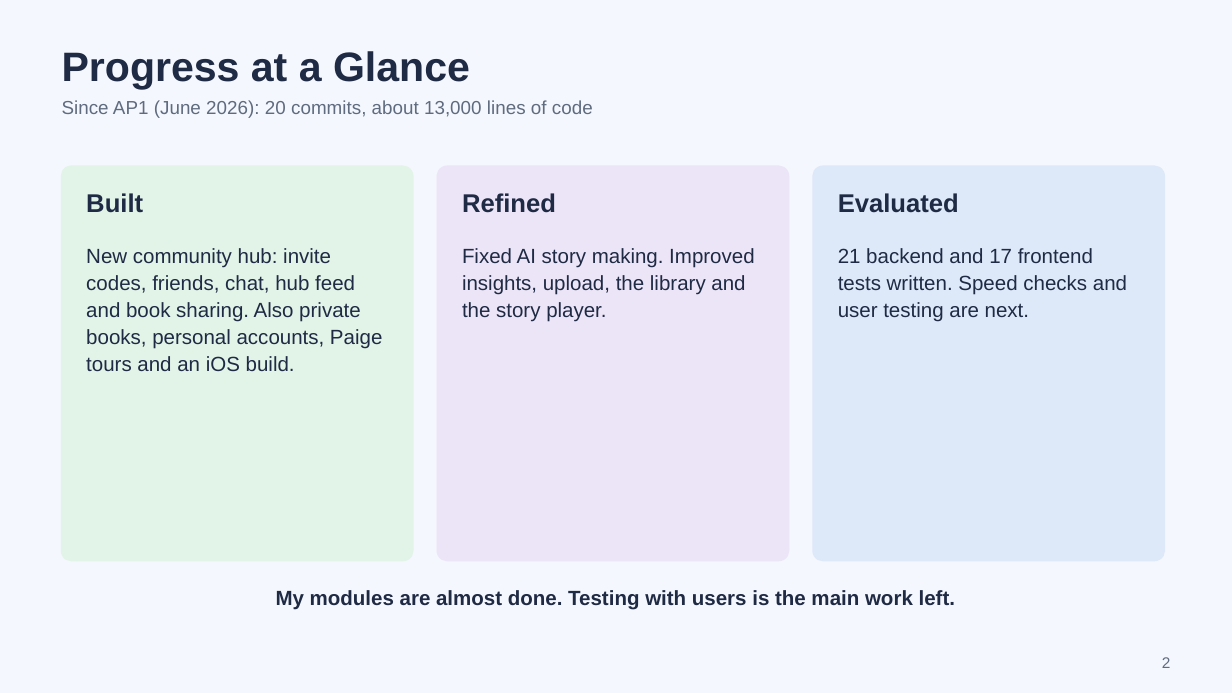
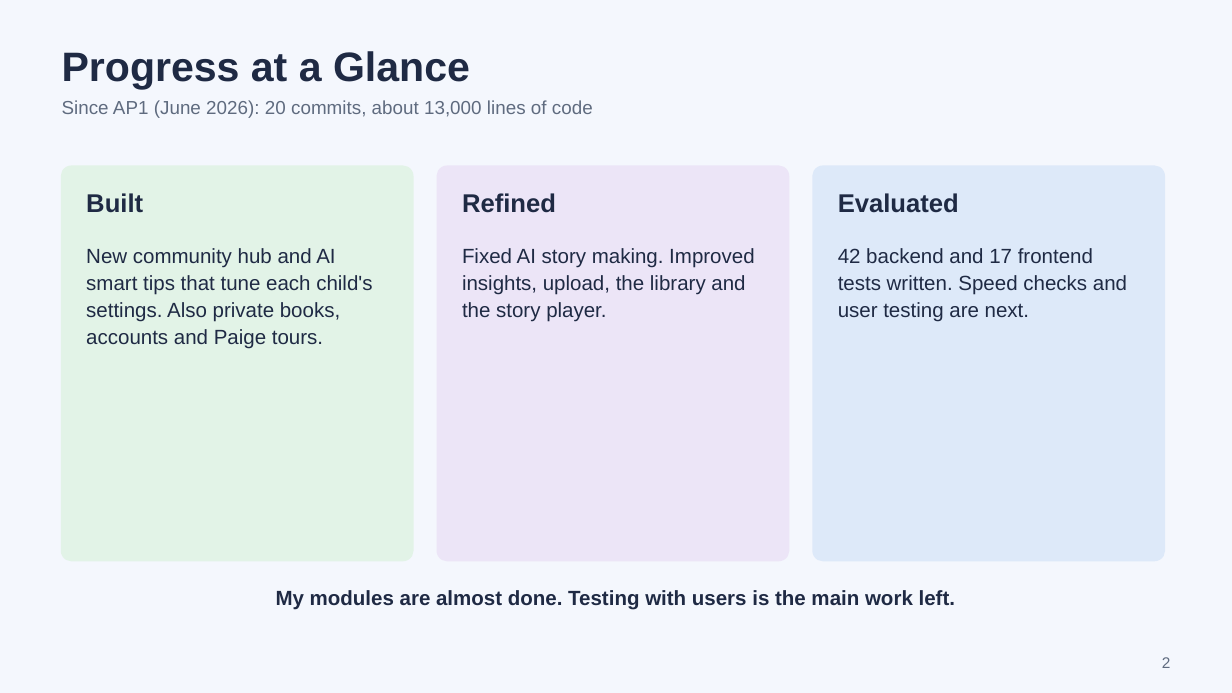
Before and after one commit to scz912/autism_audiobook, a slide deck: slide 2 of deliverables/Visual_Playlist_AP2_Progress.pptx. Drawn at 1232x693 pixels with LibreOffice and Linux fonts; fonts in the diff are those of the drawing. Boxes give left, top, right and bottom in pixels: in the first picture for what was removed or moved away, otherwise in the second. Text is boxed around its words. In the diff, an @@ line names an element or a change of style, - is before the commit and + after.

```diff
--- a/deliverables/Visual_Playlist_AP2_Progress.pptx
+++ b/deliverables/Visual_Playlist_AP2_Progress.pptx
@@ text at [86, 248, 372, 349]: text changed @@
-New community hub: invite codes, friends, chat, hub feed and book sharing. Also private books, personal accounts, Paige tours and an iOS build.
+New community hub and AI smart tips that tune each child's settings. Also private books, accounts and Paige tours.
@@ text at [838, 248, 1127, 322]: text changed @@
-21 backend and 17 frontend tests written. Speed checks and user testing are next.
+42 backend and 17 frontend tests written. Speed checks and user testing are next.
```
Also in this commit, not shown: 9 other slides changed, 1 slide added, 2 other files.
